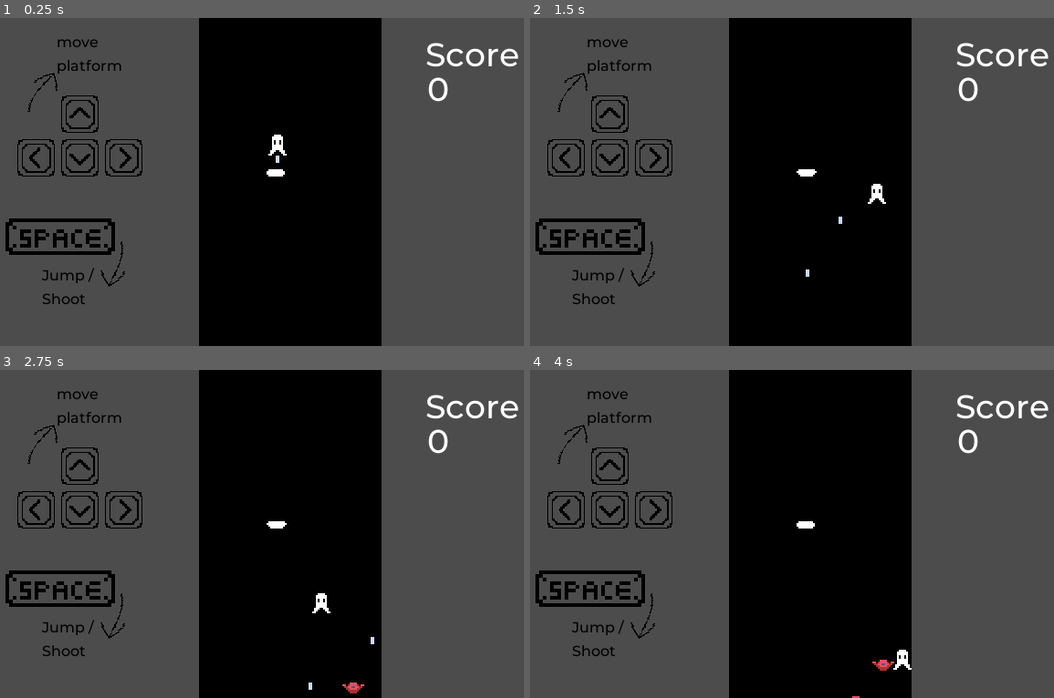
Above: before the commit, frames 1-4 (two rows, left to right).
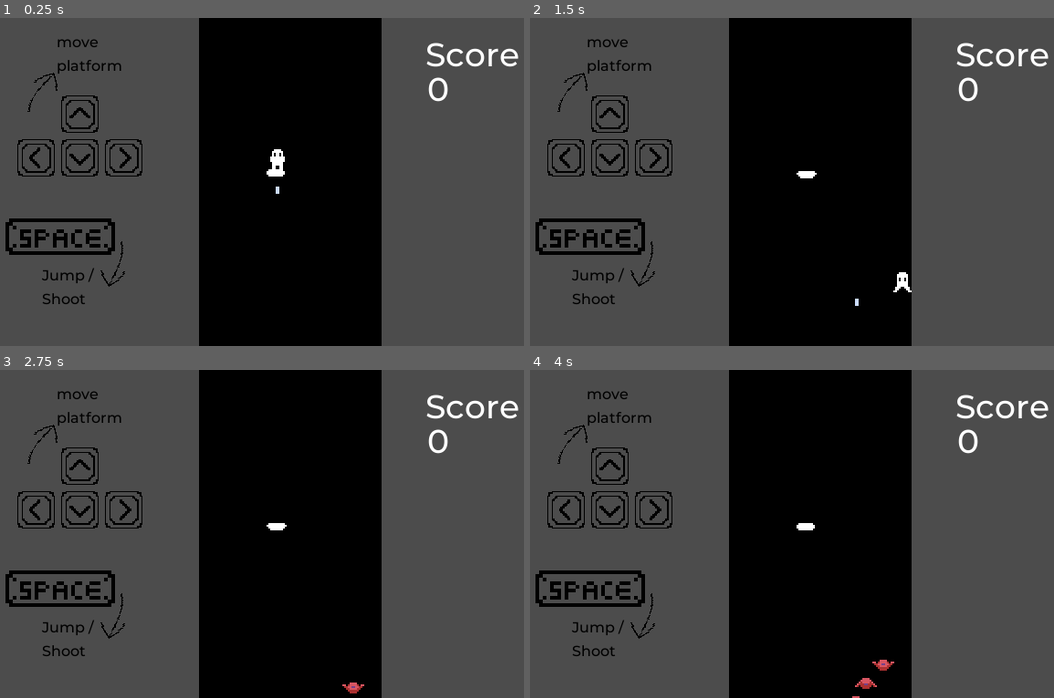
Above: after the commit, the same moments.

Repository: inddrrr/astral-tower
Game: Godot game, scene res://Scenes/World.tscn
The game is run twice, just before and just after one commit, with the same random seed, the same clock (stepped at 60 frames per second) and the same inputs.
Inputs:
- Up to frame 1 (0.25 s): no input
- Up to frame 2 (1.5 s): hold D (move_right) from 0.53 s (still down); tap Space (jump) at 0.77 s
- Up to frame 3 (2.75 s): tap Space (jump) at 1.52 s; release D (move_right) at 2.03 s; hold A (move_left) from 2.03 s (still down)
- Up to frame 4 (4 s): release A (move_left) at 2.78 s; hold D (move_right) from 2.78 s (still down); tap Space (jump) at 3.02, 3.77 s

The runs differ from the first frame. In frame 1, 0.2% of the frame differs, in the area x 51-55%, y 35-54%; in frame 2, 0.3%, in the area x 50-73%, y 46-88%; in frame 3, 0.2%; in frame 4, 0.2%.

Commit message:
feat: add deathzone and player hp

Diff:
--- /dev/null
+++ b/Astral Tower/Scenes/GameOver.tscn
@@ -0,0 +1,28 @@
+[gd_scene load_steps=4 format=2]
+
+[ext_resource path="res://Fonts/Montserrat-Medium.ttf" type="DynamicFontData" id=1]
+
+[sub_resource type="DynamicFont" id=1]
+font_data = ExtResource( 1 )
+
+[sub_resource type="Theme" id=2]
+default_font = SubResource( 1 )
+
+[node name="GameOver" type="Node2D"]
+
+[node name="GameOverText" type="Label" parent="."]
+margin_left = 138.0
+margin_top = 42.0
+margin_right = 211.0
+margin_bottom = 56.0
+theme = SubResource( 2 )
+text = "Game Over"
+
+[node name="ScoreValue" type="Label" parent="."]
+margin_left = 140.0
+margin_top = 73.0
+margin_right = 232.0
+margin_bottom = 94.0
+theme = SubResource( 2 )
+text = "0"
+align = 1
--- a/Astral Tower/Scenes/World.tscn
+++ b/Astral Tower/Scenes/World.tscn
@@ -1,7 +1,8 @@
-[gd_scene load_steps=8 format=2]
+[gd_scene load_steps=10 format=2]
 
 [ext_resource path="res://Scenes/Player.tscn" type="PackedScene" id=1]
 [ext_resource path="res://Scenes/Platform.tscn" type="PackedScene" id=2]
+[ext_resource path="res://Scripts/DeathZone.gd" type="Script" id=3]
 [ext_resource path="res://Scenes/Score.tscn" type="PackedScene" id=4]
 [ext_resource path="res://Scripts/World.gd" type="Script" id=7]
 [ext_resource path="res://Scenes/Tutorial.tscn" type="PackedScene" id=8]
@@ -13,6 +14,9 @@
 _data = {
 "points": PoolVector2Array( 0, 0, 0, 0, 124, 192, 0, 0, 0, 0, 195, 192 )
 }
+
+[sub_resource type="RectangleShape2D" id=3]
+extents = Vector2( 49, 10 )
 
 [node name="World" type="Node2D"]
 script = ExtResource( 7 )
@@ -51,4 +55,11 @@
 
 [node name="EnemySpawnTimer" type="Timer" parent="."]
 
+[node name="DeathZone" type="Area2D" parent="."]
+script = ExtResource( 3 )
+
+[node name="CollisionShape2D" type="CollisionShape2D" parent="DeathZone"]
+position = Vector2( 160, 184 )
+shape = SubResource( 3 )
+
 [connection signal="timeout" from="EnemySpawnTimer" to="." method="_on_EnemySpawnTimer_timeout"]
--- a/Astral Tower/Scripts/Bullet.gd
+++ b/Astral Tower/Scripts/Bullet.gd
@@ -1,6 +1,6 @@
 extends Area2D
 
-export(int) var speed = 50
+export(int) var speed = 80
 onready var screen_size = OS.get_screen_size()
 
 
@@ -11,8 +11,5 @@
 
 	position += transform.y * speed * delta
 
-
-
-
 func _on_Bullet_area_entered(area):
 	pass
--- /dev/null
+++ b/Astral Tower/Scripts/DeathZone.gd
@@ -0,0 +1,14 @@
+extends Area2D
+
+signal dmg_player
+
+# Called when the node enters the scene tree for the first time.
+func _ready():
+	var player = $"res:///Scenes/Play"
+	pass # Replace with function body.
+
+
+func _on_body_entered(body: Node):
+	if (body.name == 'Player'):
+		self.emit_signal("dmg_player", 1000)
+		body.queue_free()
--- a/Astral Tower/Scripts/Enemy.gd
+++ b/Astral Tower/Scripts/Enemy.gd
@@ -11,7 +11,6 @@
 
 func _on_Enemy_area_entered(area: Area2D):
 	if (area.name.begins_with('@Bullet@')):
-		print("hit")
 		self.queue_free()
 		self.emit_signal("enemy_defeated")
 		area.queue_free()
--- a/Astral Tower/Scripts/Player.gd
+++ b/Astral Tower/Scripts/Player.gd
@@ -1,14 +1,19 @@
 extends KinematicBody2D
 
-export(int) var gravity = 25
-export(int) var speed = 40
+export(int) var gravity = 80
+export(int) var speed = 60
 export(int) var interval = 1
+export(int) var max_health = 100
+
 
 onready var BULLET = preload("res://Scenes/Bullet.tscn")
 onready var shoot_timer = $Timer
 
 var game_over = false
 var screen_size = OS.get_screen_size()
+var hp = max_health
+
+signal dmg_player
 
 func _physics_process(delta):
 	var velocity: Vector2
@@ -23,10 +28,6 @@
 	if position.y > screen_size.y:
 		queue_free()
 
-	if position.y < 0:
-		position.y = 0
-
-
 	# jump
 	if is_on_floor():
 		$AnimatedSprite.animation = "Idle"
@@ -38,17 +39,17 @@
 		if shoot_timer.is_stopped():
 			shoot()
 
-
-
-
-
 	# Apply movement
 	move_and_slide(velocity, Vector2.UP)
 
+func _damaged(dmg: int):
+	self.hp -= dmg
+	if self.hp <= 0:
+		print("GAME OVER")
 
 func shoot():
 	var bullet = BULLET.instance()
-	bullet.global_position = $Position2D.global_position
+	bullet.global_position = Vector2($Position2D.global_position[0], $Position2D.global_position[1]+10)
 	get_tree().root.add_child(bullet)
 
 	shoot_timer.wait_time = interval
--- a/Astral Tower/Scripts/World.gd
+++ b/Astral Tower/Scripts/World.gd
@@ -2,15 +2,15 @@
 var enemy_scene = preload("res://Scenes/Enemy.tscn")
 
 func _ready():
-
-	enemy_scene.connect("enemy_defeated", $Score/ScoreValue, "_on_enemy_killed")
-
 	randomize()
-
 	$EnemySpawnTimer.start()
+	$Player.connect("dmg_player", $Player, "_damaged")
+	$DeathZone.connect("dmg_player", $Player, "_damaged")
+	$DeathZone.connect("body_entered", $DeathZone, "_on_body_entered")
 
 func _on_EnemySpawnTimer_timeout():
 	var enemy = enemy_scene.instance()
+	enemy.connect("enemy_defeated", $Score/ScoreValue, "_on_enemy_killed")
 
 	var enemy_spawn_location = get_node("EnemySpawner/EnemySpawnLocation")
 	enemy_spawn_location.offset = randi()
